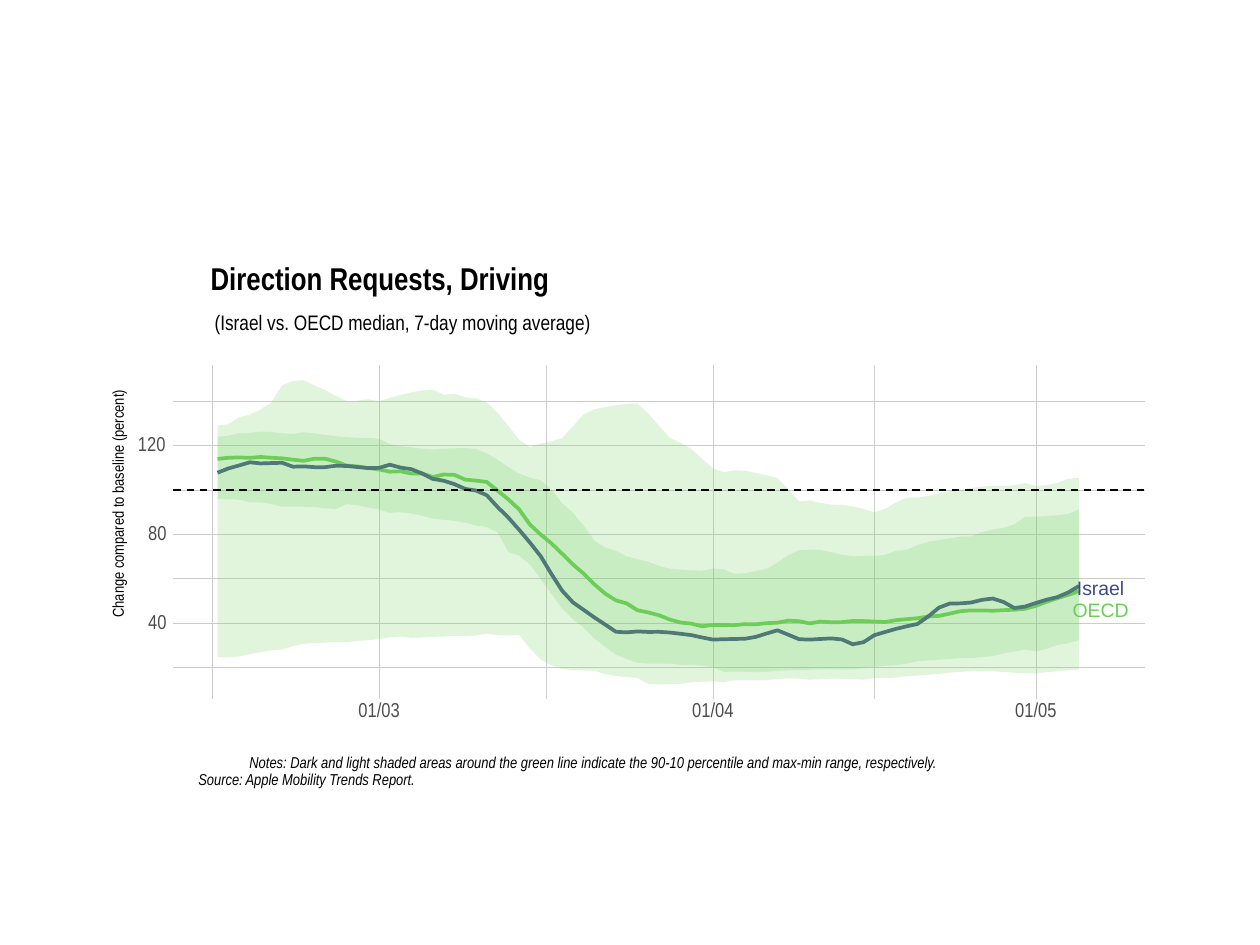
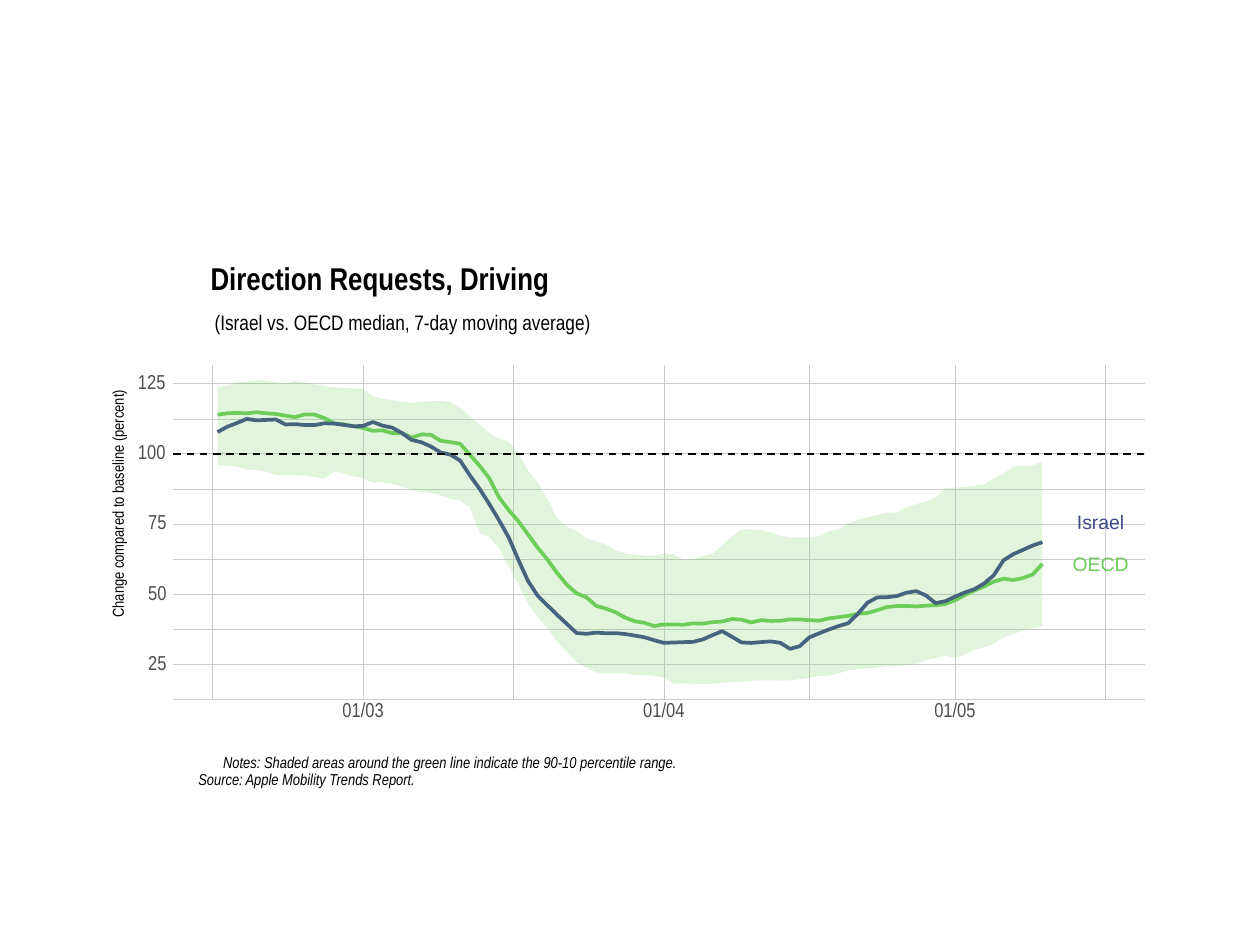
Before and after one commit to itamarcaspi/mobility-reports-boi, a slide deck: slide 9 of ppt/mobility-plots.pptx. Drawn at 1260x945 pixels with LibreOffice and Linux fonts; fonts in the diff are those of the drawing. Boxes give left, top, right and bottom in pixels: in the first picture for what was removed or moved away, otherwise in the second. Text is boxed around its words. In the diff, an @@ line names an element or a change of style, - is before the commit and + after.

```diff
--- a/ppt/mobility-plots.pptx
+++ b/ppt/mobility-plots.pptx
@@ group added at [138,365,1145,701]: 5 texts, 3 freeform shapes @@
+25
+50
+75
+100
+125
@@ freeform shape at [213,365,213,701]: outline redrawn @@
@@ freeform shape: place and size @@
-freeform shape at [218,381,1080,684]
+freeform shape at [218,381,1043,684]
@@ freeform shape: place and size @@
-freeform shape at [379,365,379,701]
+freeform shape at [363,365,363,701]
@@ freeform shape: place and size @@
-freeform shape at [546,365,546,701]
+freeform shape at [514,365,514,701]
@@ freeform shape: place and size @@
-freeform shape at [713,365,713,701]
+freeform shape at [664,365,664,701]
@@ freeform shape: place and size @@
-freeform shape at [874,365,874,701]
+freeform shape at [809,365,809,701]
@@ freeform shape: place and size @@
-freeform shape at [1036,365,1036,701]
+freeform shape at [955,365,955,701]
@@ freeform shape: place and size @@
-freeform shape at [174,401,1145,401]
+freeform shape at [174,418,1145,418]
@@ freeform shape: place and size @@
-freeform shape at [218,462,1080,644]
+freeform shape at [218,418,1043,648]
@@ freeform shape: place and size @@
-freeform shape at [218,457,1080,626]
+freeform shape at [218,412,1043,626]
@@ text removed at [138,437,166,451] @@
-120
@@ freeform shape: place and size @@
-freeform shape at [174,446,1145,446]
+freeform shape at [174,454,1145,454]
@@ freeform shape: place and size @@
-freeform shape at [174,490,1145,490]
+freeform shape at [174,454,1145,454]
@@ freeform shape at [174,489,1145,489]: outline redrawn @@
@@ text removed at [148,526,166,540] @@
-80
@@ freeform shape: place and size @@
-freeform shape at [174,534,1145,534]
+freeform shape at [174,524,1145,524]
@@ text "Israel": place and size @@
-text "Israel" at [1077,580,1124,600]
+text "Israel" at [1077,514,1124,534]
@@ freeform shape: place and size @@
-freeform shape at [174,578,1145,578]
+freeform shape at [174,559,1145,559]
@@ text "OECD": place and size @@
-text "OECD" at [1073,602,1129,622]
+text "OECD" at [1073,556,1129,576]
@@ freeform shape: place and size @@
-freeform shape at [174,624,1145,624]
+freeform shape at [174,595,1145,595]
@@ text removed at [148,615,166,629] @@
-40
@@ freeform shape: place and size @@
-freeform shape at [218,432,1080,673]
+freeform shape at [174,629,1145,629]
@@ freeform shape at [174,629,1145,629]: fill #6DCD59 at 20% opacity to none; outline none to #CCCCCC 0.32 pt @@
@@ freeform shape: place and size @@
-freeform shape at [174,668,1145,668]
+freeform shape at [174,699,1145,699]
@@ text "01/03": place and size @@
-text "01/03" at [358,702,399,717]
+text "01/03" at [342,702,383,717]
@@ text "01/04": place and size @@
-text "01/04" at [692,702,733,717]
+text "01/04" at [643,702,684,717]
@@ text "01/05": place and size @@
-text "01/05" at [1015,702,1056,717]
+text "01/05" at [934,702,975,717]
@@ text at [223,756,677,772]: text changed @@
-Notes: Dark and light shaded areas around the green line indicate the 90-10 percentile and max-min range, respectively.
+Notes: Shaded areas around the green line indicate the 90-10 percentile range.
```
Also in this commit, not shown: 11 other slides changed, 5 other files.
